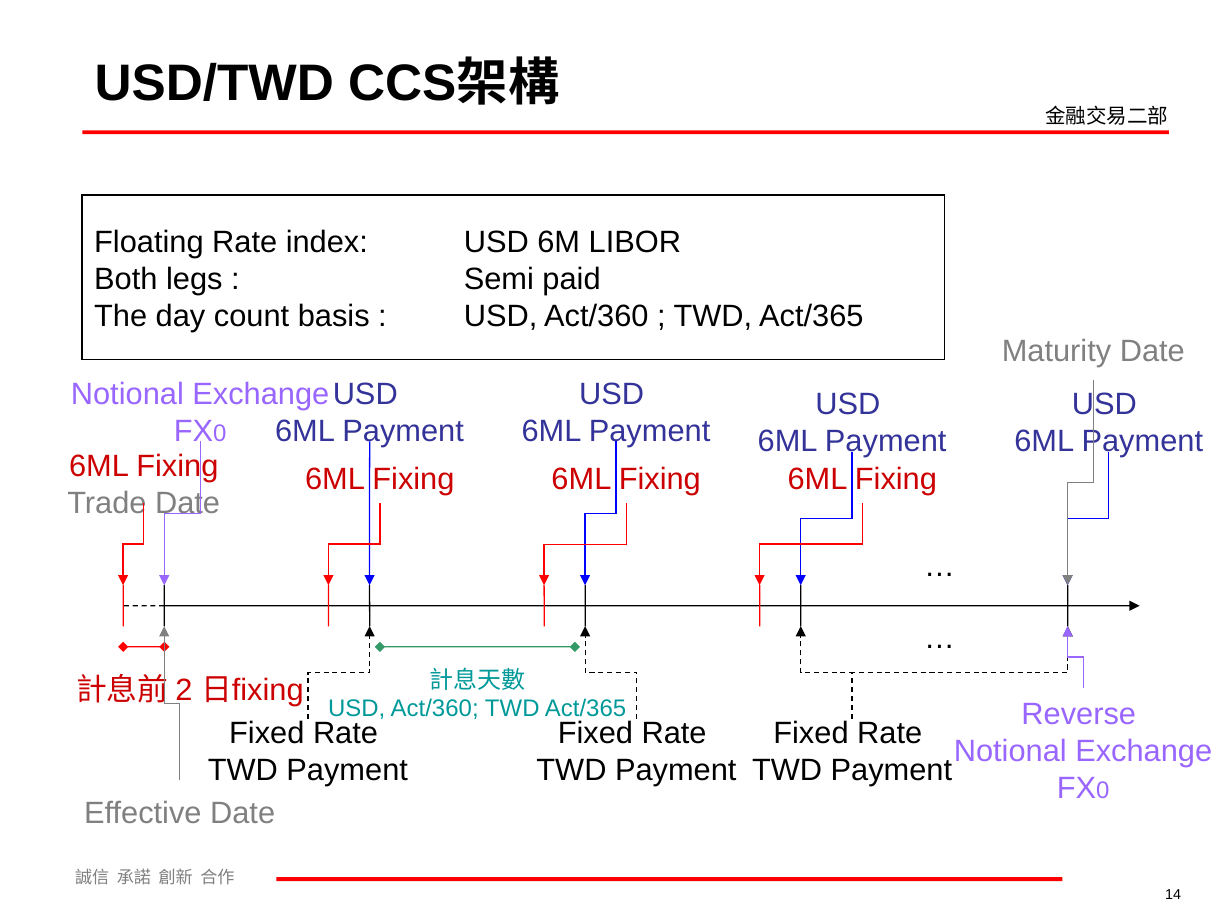
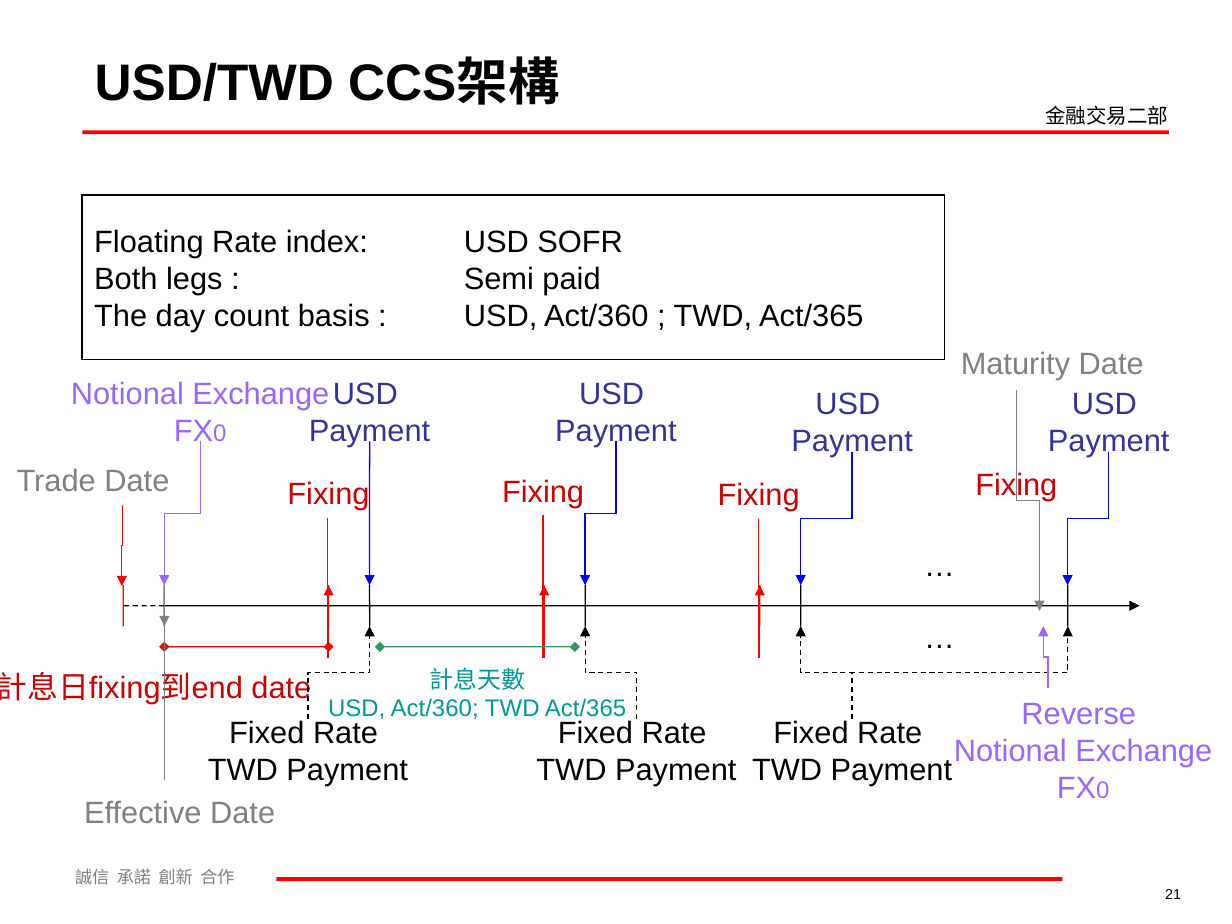
Before and after one commit to mark838308/Mark-Wang, a slide deck: slide 21 of 利率及衍生性商品介紹60分鐘課程.ppt (slide 14 before the commit). Drawn at 1232x924 pixels with LibreOffice and Linux fonts; fonts in the diff are those of the drawing; background and template pictures are left out. Boxes give left, top, right and bottom in pixels: in the first picture for what was removed or moved away, otherwise in the second. Text is boxed around its words. In the diff, an @@ line names an element or a change of style, - is before the commit and + after.

```diff
--- a/利率及衍生性商品介紹60分鐘課程.ppt
+++ b/利率及衍生性商品介紹60分鐘課程.ppt
@@ text "Maturity Date": place and size @@
-text "Maturity Date" at <box>1002,338,1185,366</box>
+text "Maturity Date" at <box>961,351,1144,380</box>
@@ elbow arrow moved from (1094, 379) - (1068, 585) to (1016, 391) - (1040, 611) @@
@@ text at <box>309,420,430,447</box>: text changed @@
-6ML Payment
+Payment
@@ text at <box>555,420,676,447</box>: text changed @@
-6ML Payment
+Payment
@@ text at <box>791,430,912,457</box>: text changed @@
-6ML Payment
+Payment
@@ text at <box>1048,430,1169,457</box>: text changed @@
-6ML Payment
+Payment
@@ text "Trade Date": place and size @@
-text "Trade Date" at <box>67,452,220,518</box>
+text "Trade Date" at <box>17,468,169,491</box>
@@ text at <box>69,452,218,482</box>: paragraph removed @@
-6ML Fixing
@@ text at <box>502,479,584,507</box>: text changed @@
-6ML Fixing
+Fixing
@@ text added at <box>975,471,1057,501</box>, 18 pt, text #CC0000 @@
+Fixing
@@ elbow arrow moved from (144, 503) - (123, 585) to (122, 505) - (122, 586) @@
@@ text at <box>287,481,369,509</box>: text changed @@
-6ML Fixing
+Fixing
@@ text at <box>718,482,800,511</box>: text changed @@
-6ML Fixing
+Fixing
@@ elbow arrow moved from (379, 503) - (329, 585) to (328, 519) - (329, 585) @@
@@ elbow arrow moved from (626, 503) - (545, 585) to (543, 515) - (545, 585) @@
@@ elbow arrow moved from (862, 503) - (760, 585) to (759, 519) - (760, 585) @@
@@ elbow arrow moved from (180, 780) - (164, 626) to (164, 780) - (164, 626) @@
@@ elbow arrow moved from (1083, 687) - (1068, 626) to (1048, 687) - (1044, 626) @@
@@ double arrow moved from (123, 647) - (164, 647) to (164, 647) - (329, 647) @@
@@ text at <box>0,666,311,706</box>: text changed @@
-計息前 2 日fixing
+計息日fixing到end date
@@ page number at <box>1165,889,1181,899</box>: text changed @@
-14
+21
```
Also in this commit, not shown: 5 other slides changed, 7 slides added.
